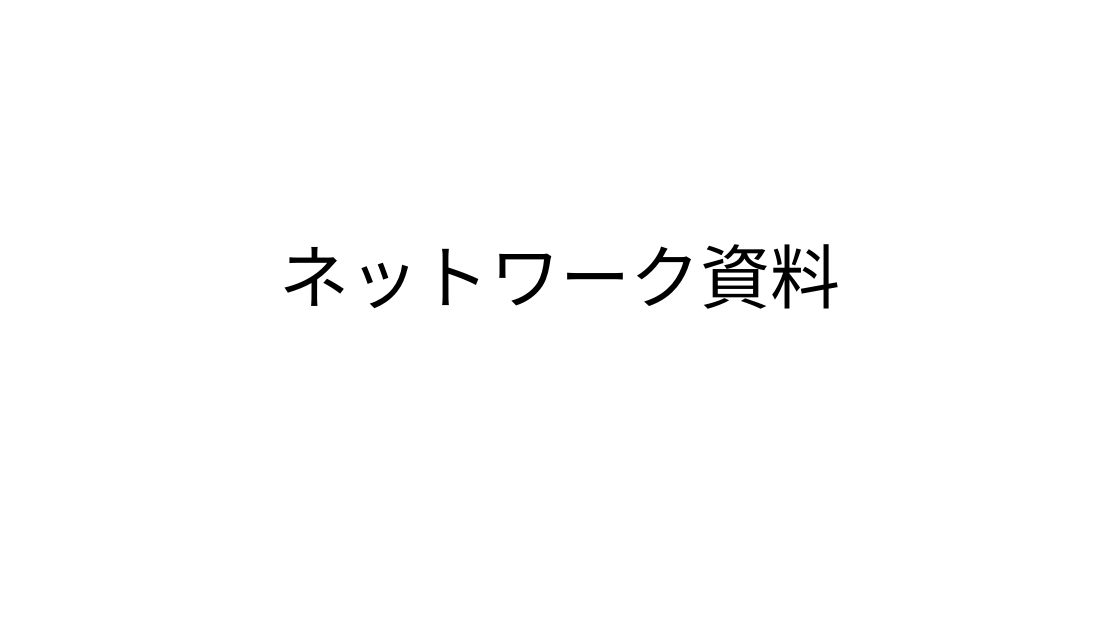
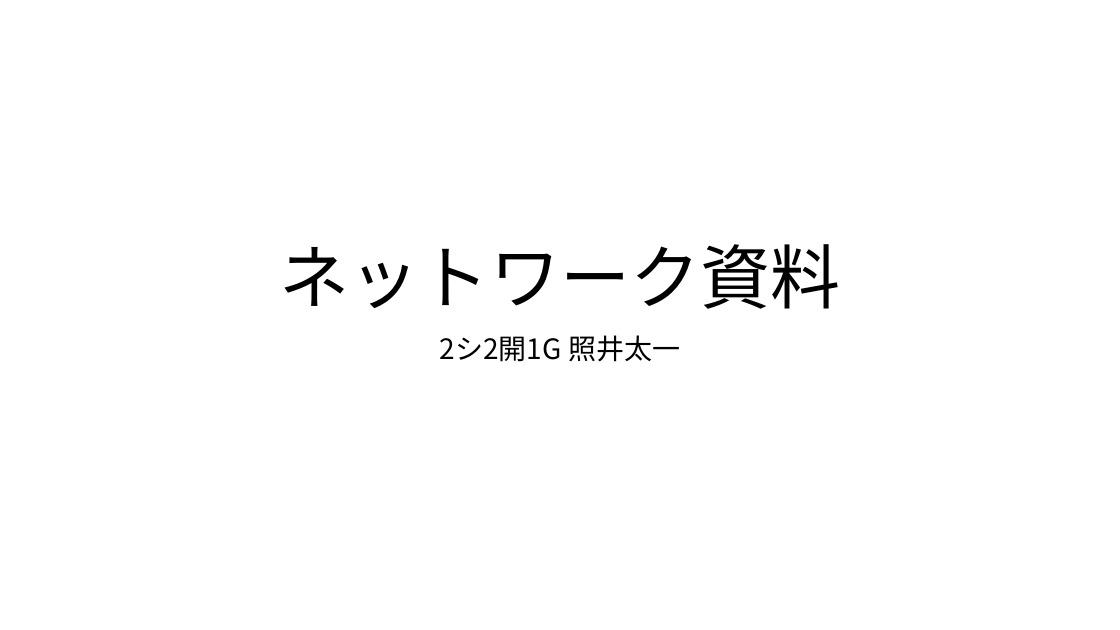
Before and after one commit to sampleterui/training, a slide deck: slide 1 of ネットワーク資料.pptx. Drawn at 1120x630 pixels with LibreOffice and Linux fonts; fonts in the diff are those of the drawing. Boxes give left, top, right and bottom in pixels: in the first picture for what was removed or moved away, otherwise in the second. Text is boxed around its words. In the diff, an @@ line names an element or a change of style, - is before the commit and + after.

```diff
--- a/ネットワーク資料.pptx
+++ b/ネットワーク資料.pptx
@@ subtitle added at [440,335,680,362], 24 pt, text #000000 @@
+2シ2開1G 照井太一
```
Also in this commit, not shown: 1 other file.
